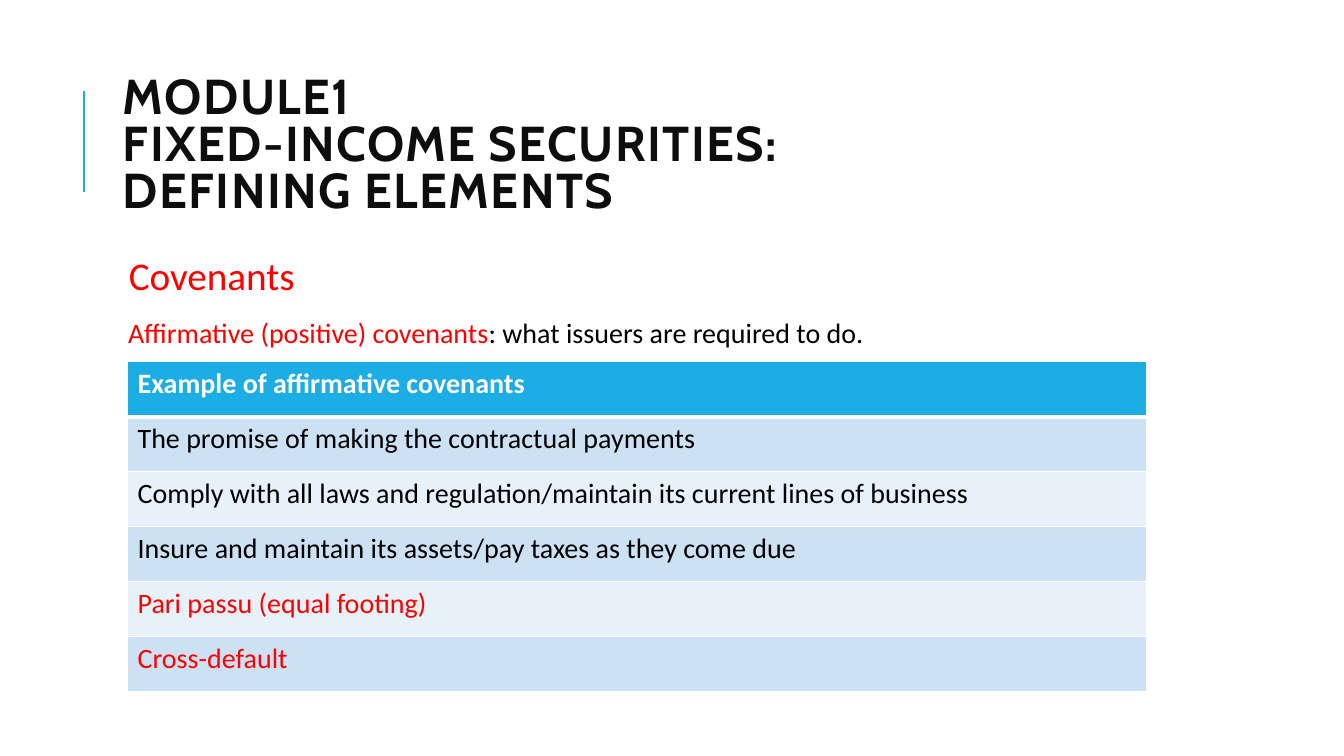
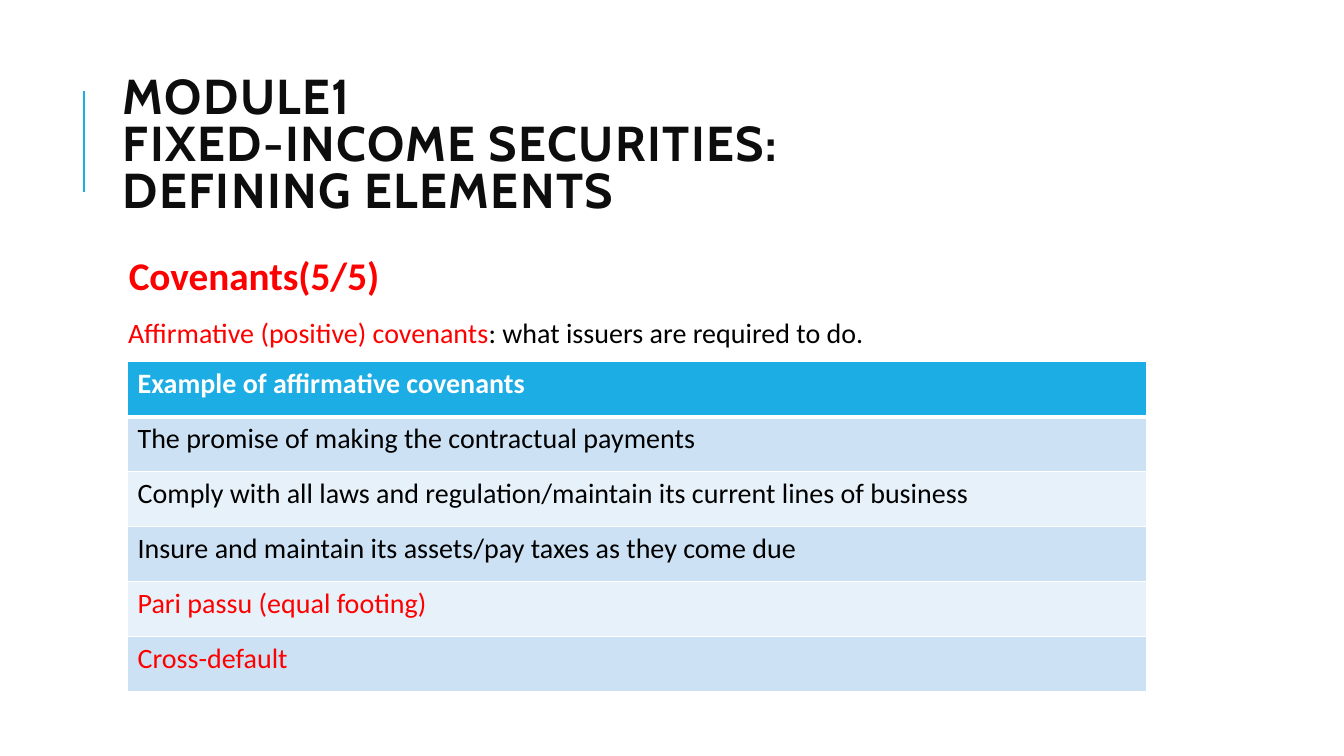
Before and after one commit to Isco0530/data, a slide deck: slide 17 of Fixed Income.pptx. Drawn at 1344x756 pixels with LibreOffice and Linux fonts; fonts in the diff are those of the drawing. Boxes give left, top, right and bottom in pixels: in the first picture for what was removed or moved away, otherwise in the second. Text is boxed around its words. In the diff, an @@ line names an element or a change of style, - is before the commit and + after.

```diff
--- a/Fixed Income.pptx
+++ b/Fixed Income.pptx
@@ text at (129, 261, 380, 296): text changed; bold on @@
-  Covenants
+  Covenants(5/5)
```
Also in this commit, not shown: 17 other slides changed, 8 slides added.
